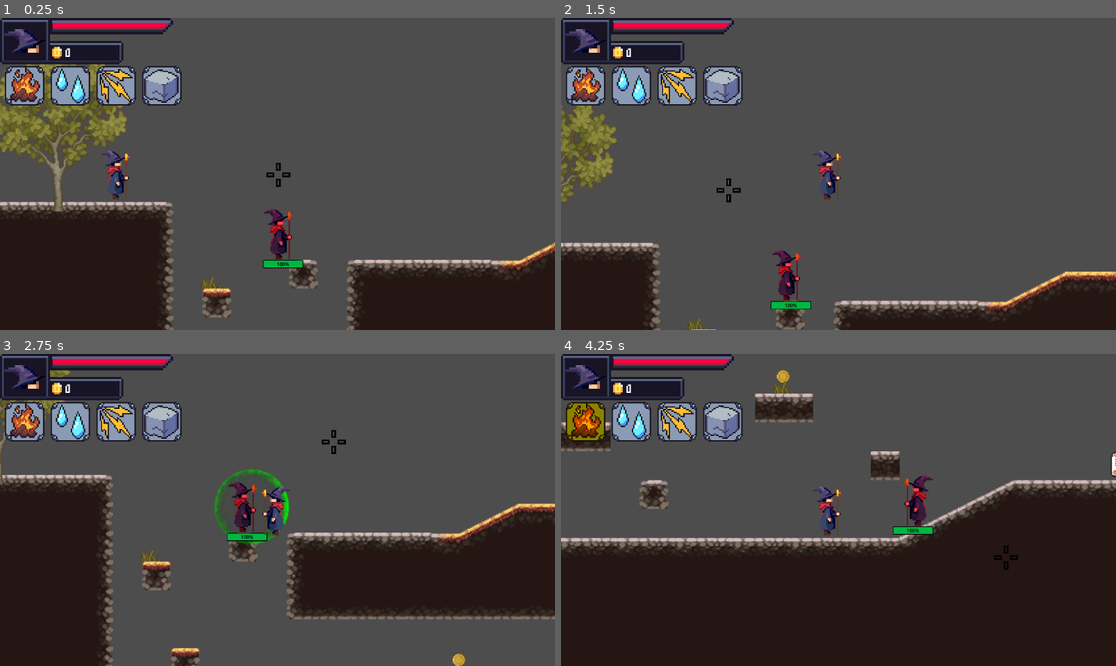
Above: before the commit, frames 1-4 (two rows, left to right).
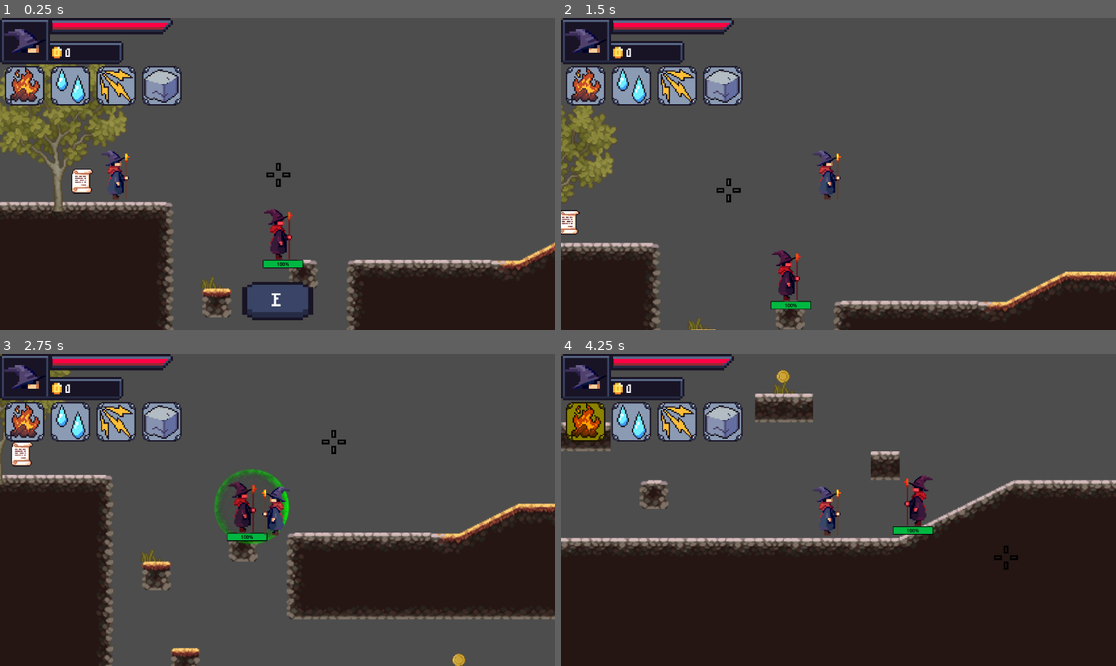
Above: after the commit, the same moments.

Repository: KyattPL/krolestwo-chorona
Game: Godot game, scene res://Scenes/Level1/level_1.tscn
Two runs of this game, one before a commit and one after it. Both use one fixed random seed, a clock stepped at 60 frames per second and the inputs below.
Inputs (mouse positions are in pixels of both pictures, inside the frame that each line leads up to):
- Up to frame 1 (0.25 s): no input
- Up to frame 2 (1.5 s): tap Enter (confirm, bound only after the commit) at 0.5, 0.8, 1.35 s; move the mouse to (960, 158) at 0.52 s; hold Right (move_right) from 0.53 s (still down); tap E (interact) at 0.6 s; tap Space (jump) at 0.77 s; move the mouse to (727, 189) at 1.27 s
- Up to frame 3 (2.75 s): tap Space (jump) at 1.52 s; tap E (interact) at 1.55, 2.1 s; move the mouse to (333, 441) at 2.02 s; release Right (move_right) at 2.03 s; hold Left (move_left) from 2.03 s (still down); tap Enter (confirm, bound only after the commit) at 2.3 s
- Up to frame 4 (4.25 s): move the mouse to (810, 572) at 2.77 s; release Left (move_left) at 2.78 s; hold Right (move_right) from 2.78 s (still down); tap 4 (select_earth) at 2.85 s; tap Space (jump) at 3.02, 3.77 s; tap E (interact) at 3.05 s; move the mouse to (1005, 556) at 3.52 s; tap 1 (select_fire) at 3.6 s; tap Enter (confirm, bound only after the commit) at 3.8 s

The runs differ from the first frame. In frame 1, 1.7% of the frame differs, in the area x 12-57%, y 48-97%; in frame 2, 0.2%; in frame 3, 0.3%; in frame 4, less than 0.1%.

Commit message:
Finished scrolls, game pauses, bullets destroying on walls, gamepad support expanded

Diff:
--- a/Scenes/Enemy/enemy_basic_bullet.gd
+++ b/Scenes/Enemy/enemy_basic_bullet.gd
@@ -13,3 +13,5 @@
 			if character.get_collision_layer() == PLAYER_COLLISION_LAYER:
 				character.got_hit(damage)
 				queue_free()
+		if collision.get_collider().is_class("TileMap") and not is_queued_for_deletion():
+			queue_free()
--- a/Scenes/Level1/level_1.tscn
+++ b/Scenes/Level1/level_1.tscn
@@ -1527,5 +1527,8 @@
 [node name="Node2" type="Node" parent="."]
 
 [node name="Scroll" parent="." instance=ExtResource("7_uc64q")]
-position = Vector2(-728, 347)
+position = Vector2(-1372, 103)
 scale = Vector2(0.0799975, 0.0799975)
+
+[connection signal="pause_game" from="Scroll" to="PlayerRoot" method="_on_scroll_pause_game"]
+[connection signal="resume_game" from="Scroll" to="PlayerRoot" method="_on_scroll_resume_game"]
--- a/Scenes/Player/Root.gd
+++ b/Scenes/Player/Root.gd
@@ -63,3 +63,11 @@
 
 func _process(delta):
 	shoot()
+
+
+func _on_scroll_pause_game():
+	$HUD.visible = false
+
+
+func _on_scroll_resume_game():
+	$HUD.visible = true
--- a/Scenes/Player/player.gd
+++ b/Scenes/Player/player.gd
@@ -46,12 +46,13 @@
 	direction.x = Input.get_action_strength("aim_right") - Input.get_action_strength("aim_left")
 	direction.y = Input.get_action_strength("aim_down") - Input.get_action_strength("aim_up")
 
-	if abs(direction.x) == 1 and abs(direction.y) == 1:
-		direction = direction.normalized()
+	direction = direction.normalized()
+	#if abs(direction.x) == 1 and abs(direction.y) == 1:
+	#	direction = direction.normalized()
 
 	var movement = joystick_sens * direction * delta
 	if (movement):
-		get_viewport().warp_mouse(get_global_mouse_position() + movement)
+		get_viewport().warp_mouse(get_viewport().get_mouse_position() + movement)
 
 func get_input():
 	velocity.x = 0
--- a/Scenes/Player/player.tscn
+++ b/Scenes/Player/player.tscn
@@ -98,6 +98,7 @@
 limit_left = 0
 
 [node name="CanvasLayer" type="CanvasLayer" parent="."]
+process_mode = 3
 
 [node name="Crosshair" type="Sprite2D" parent="CanvasLayer"]
 z_index = 3
--- a/Scenes/Scroll/scroll.gd
+++ b/Scenes/Scroll/scroll.gd
@@ -2,9 +2,14 @@
 
 var isPlayerOn: bool = false
 
+signal pause_game
+signal resume_game
+
 func _process(delta):
 	if Input.is_action_just_pressed("interact") and isPlayerOn:
 		$Scrollbox.visible = true
+		$ActionTooltip.visible = false
+		pause_game.emit()
 		get_tree().paused = true
 
 func _on_area_2d_body_entered(body: Node2D):
@@ -16,3 +21,8 @@
 	if is_instance_of(body, CharacterBody2D):
 		$ActionTooltip.visible = false
 		isPlayerOn = false
+
+func _on_scrollbox_resume_game():
+	$Scrollbox.visible = false
+	$ActionTooltip.visible = true
+	resume_game.emit()
--- a/Scenes/Scroll/scroll.tscn
+++ b/Scenes/Scroll/scroll.tscn
@@ -26,5 +26,6 @@
 position = Vector2(0, -1)
 shape = SubResource("RectangleShape2D_kr4ur")
 
+[connection signal="resume_game" from="Scrollbox" to="." method="_on_scrollbox_resume_game"]
 [connection signal="body_entered" from="Area2D" to="." method="_on_area_2d_body_entered"]
 [connection signal="body_exited" from="Area2D" to="." method="_on_area_2d_body_exited"]
--- a/Scenes/ScrollBox/scrollbox.gd
+++ b/Scenes/ScrollBox/scrollbox.gd
@@ -1,5 +1,31 @@
 extends CanvasLayer
+
+@export var joystick_sens = 700
+
+signal resume_game
 
 func _on_button_pressed():
 	get_tree().paused = false
 	visible = false
+	resume_game.emit()
+
+# probably should hide the crosshair and scroll the text?
+func joystick_aim(delta):
+	var direction: Vector2
+	direction.x = Input.get_action_strength("aim_right") - Input.get_action_strength("aim_left")
+	direction.y = Input.get_action_strength("aim_down") - Input.get_action_strength("aim_up")
+
+	direction = direction.normalized()
+	#if abs(direction.x) == 1 and abs(direction.y) == 1:
+	#	direction = direction.normalized()
+
+	var movement = joystick_sens * direction * delta
+	if (movement):
+		get_viewport().warp_mouse(get_viewport().get_mouse_position() + movement)
+
+func _process(delta):
+	joystick_aim(delta)
+	if Input.is_action_just_pressed("confirm"):
+			get_tree().paused = false
+			visible = false
+			resume_game.emit()
--- a/Scenes/Spells/EarthSpell/earth_spell.gd
+++ b/Scenes/Spells/EarthSpell/earth_spell.gd
@@ -15,3 +15,5 @@
 			if character.get_collision_layer() == ENEMY_COLLISION_LAYER:
 				character.got_hit(damage, SPELL.EARTH)
 				queue_free()
+		if collision.get_collider().is_class("TileMap") and not is_queued_for_deletion():
+			queue_free()
--- a/Scenes/Spells/FireSpell/fire_spell.gd
+++ b/Scenes/Spells/FireSpell/fire_spell.gd
@@ -15,3 +15,5 @@
 			if character.get_collision_layer() == ENEMY_COLLISION_LAYER:
 				character.got_hit(damage, SPELL.FIRE)
 				queue_free()
+		if collision.get_collider().is_class("TileMap") and not is_queued_for_deletion():
+			queue_free()
--- a/Scenes/Spells/LightningSpell/lightning_spell.gd
+++ b/Scenes/Spells/LightningSpell/lightning_spell.gd
@@ -15,3 +15,5 @@
 			if character.get_collision_layer() == ENEMY_COLLISION_LAYER:
 				character.got_hit(damage, SPELL.LIGHTNING)
 				queue_free()
+		if collision.get_collider().is_class("TileMap") and not is_queued_for_deletion():
+			queue_free()
--- a/Scenes/Spells/NormalSpell/normal_spell.gd
+++ b/Scenes/Spells/NormalSpell/normal_spell.gd
@@ -15,3 +15,5 @@
 			if character.get_collision_layer() == ENEMY_COLLISION_LAYER:
 				character.got_hit(damage, SPELL.NONE)
 				queue_free()
+		if collision.get_collider().is_class("TileMap") and not is_queued_for_deletion():
+			queue_free()
--- a/Scenes/Spells/WaterSpell/water_spell.gd
+++ b/Scenes/Spells/WaterSpell/water_spell.gd
@@ -15,3 +15,5 @@
 			if character.get_collision_layer() == ENEMY_COLLISION_LAYER:
 				character.got_hit(damage, SPELL.WATER)
 				queue_free()
+		if collision.get_collider().is_class("TileMap") and not is_queued_for_deletion():
+			queue_free()
--- a/project.godot
+++ b/project.godot
@@ -40,6 +40,13 @@
 interact={
 "deadzone": 0.5,
 "events": [Object(InputEventKey,"resource_local_to_scene":false,"resource_name":"","device":-1,"window_id":0,"alt_pressed":false,"shift_pressed":false,"ctrl_pressed":false,"meta_pressed":false,"pressed":false,"keycode":0,"physical_keycode":69,"key_label":0,"unicode":101,"echo":false,"script":null)
+, Object(InputEventJoypadButton,"resource_local_to_scene":false,"resource_name":"","device":-1,"button_index":2,"pressure":0.0,"pressed":true,"script":null)
+]
+}
+confirm={
+"deadzone": 0.5,
+"events": [Object(InputEventKey,"resource_local_to_scene":false,"resource_name":"","device":-1,"window_id":0,"alt_pressed":false,"shift_pressed":false,"ctrl_pressed":false,"meta_pressed":false,"pressed":false,"keycode":0,"physical_keycode":4194309,"key_label":0,"unicode":0,"echo":false,"script":null)
+, Object(InputEventJoypadButton,"resource_local_to_scene":false,"resource_name":"","device":-1,"button_index":0,"pressure":0.0,"pressed":true,"script":null)
 ]
 }
 shoot={
